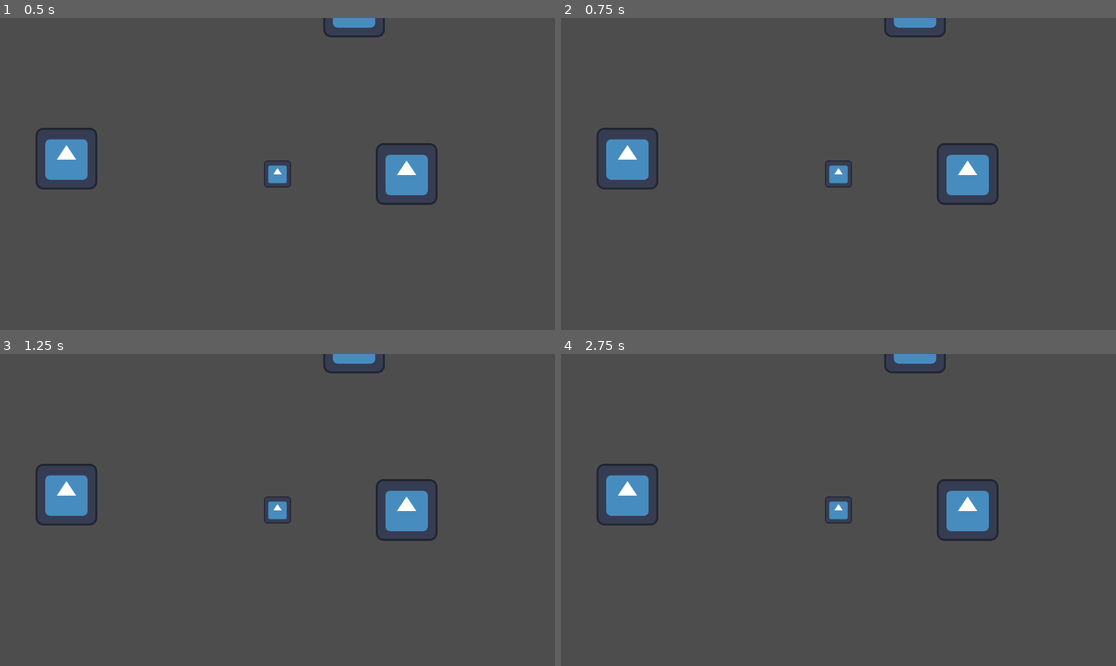
Above: before the commit, frames 1-4 (two rows, left to right).
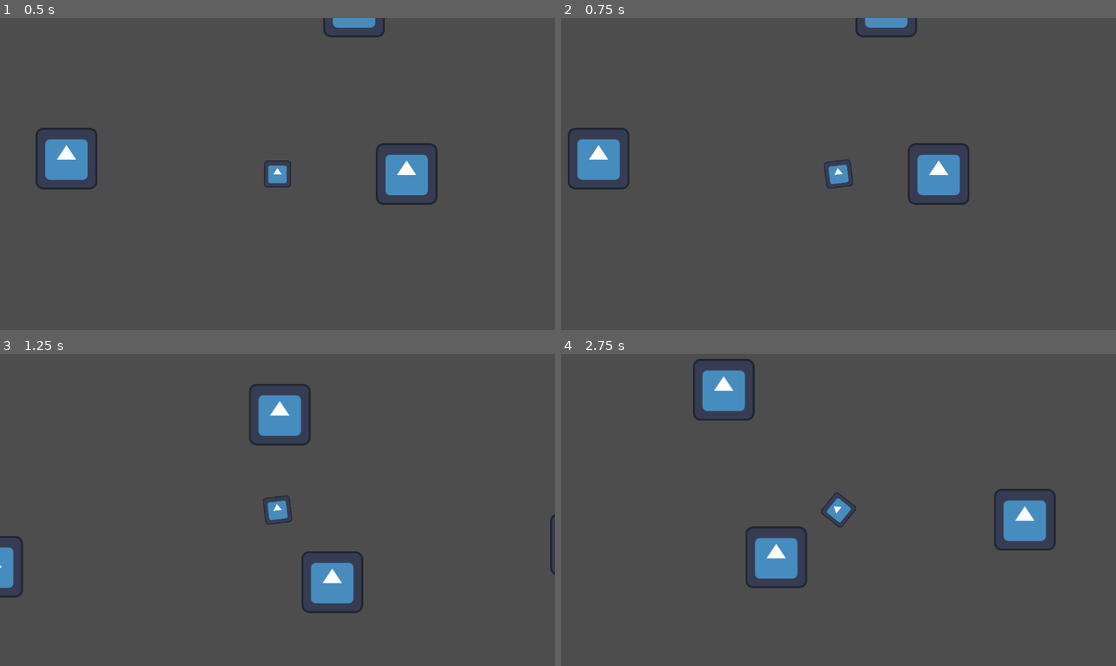
Above: after the commit, the same moments.

Repository: SolemnSintres/shiver2d
Game: Godot game, scene res://test_world.tscn
The game is run twice, just before and just after one commit, with the same random seed, the same clock (stepped at 60 frames per second) and the same inputs. The engine's default icon, where the game draws it, is replaced by a stand-in: a white triangle on a blue panel in a dark square.
Inputs (mouse positions are in pixels of both pictures, inside the frame that each line leads up to):
- Up to frame 1 (0.5 s): no input
- Up to frame 2 (0.75 s): tap Enter at 0.5 s; move the mouse to (960, 158) at 0.52 s; hold D (move_right) from 0.53 s (still down); tap Space (dash) at 0.6 s
- Up to frame 3 (1.25 s): keep holding D (move_right); tap Q (swing) at 0.8 s
- Up to frame 4 (2.75 s): move the mouse to (727, 525) at 1.27 s; release D (move_right) at 1.28 s; hold S (move_down) 1.28-2.03 s; tap Q (swing) at 1.35, 2.3 s; tap Space (dash) at 1.55, 2.1 s; move the mouse to (894, 441) at 2.02 s; hold D (move_right) from 2.03 s (still down)

Frame 1 is identical in both runs. In frame 2, 4.0% of the frame differs, in the area x 1-79%, y 0-60%; in frame 3, 6.1%; in frame 4, 7.0%, in the area x 6-90%, y 0-76%.
Error before the commit: Parse Error: A void function cannot return a value. (res://player.gd:19)

Commit message:
Dash + Grapple

Diff:
--- a/player.gd
+++ b/player.gd
@@ -3,9 +3,9 @@
 @onready var anchor = $"../Anchor"
 
 const SPEED = 300.0
-const dashspeed = 900.0
+const swing_base = 400.0
 
-var swingspeed = 400
+var swingspeed = 400.0
 var boost = 0.0
 var boost_direction = Vector2.ZERO
 var cooldown = 1.0
@@ -13,10 +13,6 @@
 var rope_length = 0.0
 var swing_dir = 1.0
 var fling = Vector2.ZERO
-var drift = Vector2(300, 0)
-
-func _ready():
-	return 0
 
 func _physics_process(delta):
 	var gap = global_position.distance_to(get_global_mouse_position())
@@ -43,7 +39,6 @@
 		else:
 			fling = velocity
 
-	fling = fling.move_toward(Vector2.ZERO,300 * delta)
 
 	## MOVEMENT ##
 	velocity.x = direction.x * SPEED
@@ -60,6 +55,8 @@
 			boost_direction = moveit
 		boost = 0.15
 		cooldown = 1.0
+		if swinging:
+			swingspeed = 900.0
 
 	## ACTIVE DASH ##
 	if boost > 0:
@@ -70,6 +67,8 @@
 	if swinging:
 		velocity = rope.orthogonal().normalized() * swingspeed * swing_dir
 
+	fling = fling.move_toward(Vector2.ZERO,500 * delta)
+	swingspeed = move_toward(swingspeed, swing_base, 400 * delta)
 	velocity += fling
 	move_and_slide()
 
--- a/project.godot
+++ b/project.godot
@@ -12,7 +12,7 @@
 
 config/name="Shiver"
 run/main_scene="uid://bfyeiqxaqkmcg"
-config/features=PackedStringArray("4.6", "GL Compatibility")
+config/features=PackedStringArray("4.7", "GL Compatibility")
 config/icon="res://icon.svg"
 
 [input]
